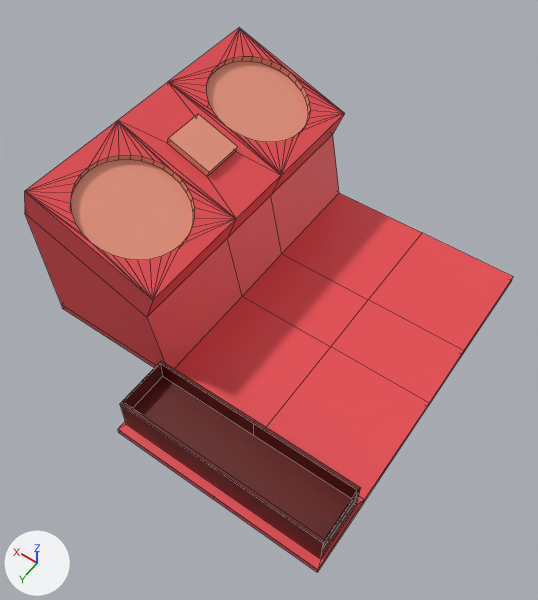
Two versions of the Blender file Assets/cockpit.blend, one commit apart.
Before and after are seen from a 50 mm camera at (-5.16, 5.66, 7.48) aimed at (-1.7, 0.81, -0.14). Arrows for +X, +Y and +Z are at lower left; the lights stay in place. Mesh edges are drawn as thin lines.
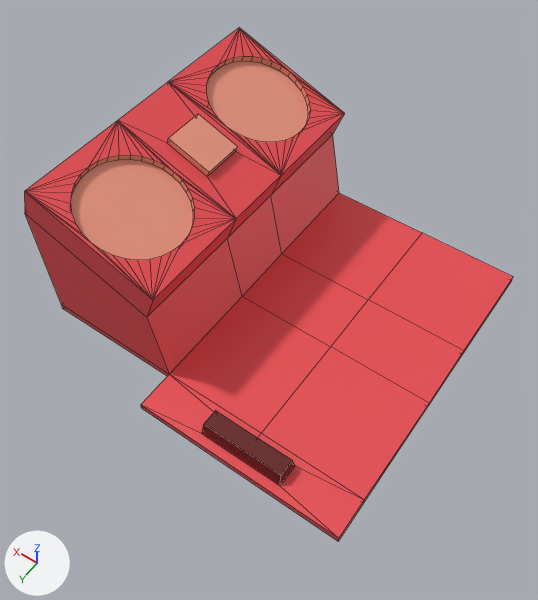
Where the change shows, as pixel boxes [x1, y1, x2, y2] in the pictures (538 x 600 px):
'Cube', reshaped: before [24, 28, 513, 572]; after [24, 28, 513, 541]
part 1 of me_cube_001, cut back: before [118, 361, 364, 572]; after [141, 374, 364, 541]

Edits to the bpy script that builds the scene:
```text
Change me_cube_001:
    used by ob_cube; location = (0.0, 0.0, 0.0); scale = (1.0, 3.0, 1.0)
    remove me_cube_001.from_pydata(...)  # 209 vertices, 214 faces; spans x -4.0..1.09, y -0.7..1.03, z -1.0..1.34
    add me_cube_001.from_pydata(...)  # 199 vertices, 203 faces; spans x -4.0..1.09, y -0.7..0.89, z -1.0..1.34
    me_cube_001 part 1
    14 vertices are removed from x -3.96..-1.04, y 0.74..0.99, z -0.7..-0.4
    16 faces are deleted
    5 vertices in x -4.0..-1.0, y 1.03, z -1.0..-0.9 move by (0.0, -0.14, 0.0)
    4 vertices move from x -3.96..-1.04, y 0.74..0.99, z -0.9 to x -3.09..-1.9, y 0.74..0.85, z -0.9
    4 vertices are added at (-1.91, 0.75, -0.7), (-3.08, 0.75, -0.7), (-1.91, 0.83, -0.7), (-3.08, 0.83, -0.7)
    5 new faces join them, mat_container_material (dark red #620600)
```
